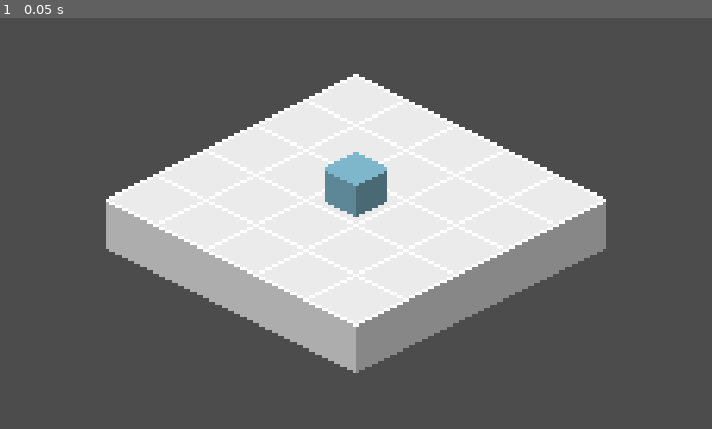
Above: before the commit, frame 1.
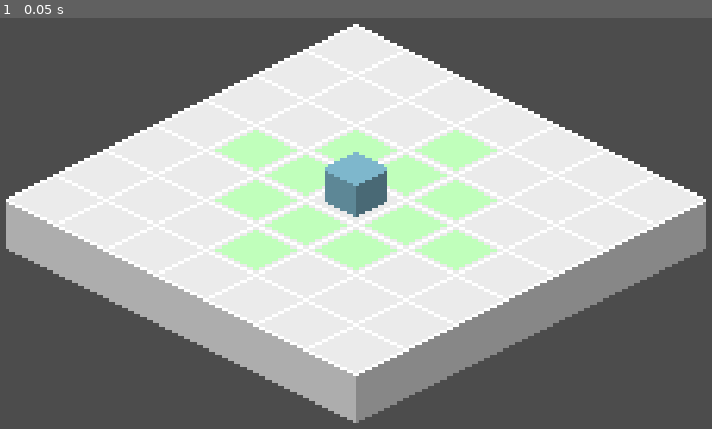
Above: after the commit, the same moment.

Repository: jaytav/godot-test-3
Game: Godot game, scene res://main.tscn
Same seed, same stepped clock (60 frames per second), same inputs: the game is played once before the commit and once after it.
Inputs:
- Up to frame 1 (0.05 s): no input

The runs differ from the first frame. In frame 1, 38% of the frame differs, in the area x 0-100%, y 1-99%.

Commit message:
add character stats, actions and action controller

Diff:
--- a/main.gd
+++ b/main.gd
@@ -15,4 +15,5 @@
     if not Engine.editor_hint:
         GroupController.add("Characters", get_node("World/Characters"))
         GroupController.add("TileMaps", get_node("World/TileMaps"))
+        ActionController.init()
         TurnController.init()
--- a/project.godot
+++ b/project.godot
@@ -9,10 +9,20 @@
 config_version=4
 
 _global_script_classes=[ {
+"base": "Node",
+"class": "Action",
+"language": "GDScript",
+"path": "res://src/entity/character/action/action.gd"
+}, {
 "base": "Node2D",
 "class": "Character",
 "language": "GDScript",
 "path": "res://src/entity/character/character.gd"
+}, {
+"base": "Node",
+"class": "Stat",
+"language": "GDScript",
+"path": "res://src/entity/character/stat/stat.gd"
 }, {
 "base": "Node",
 "class": "State",
@@ -25,7 +35,9 @@
 "path": "res://src/state_machine/state_machine.gd"
 } ]
 _global_script_class_icons={
+"Action": "",
 "Character": "",
+"Stat": "",
 "State": "",
 "StateMachine": ""
 }
@@ -39,6 +51,7 @@
 [autoload]
 
 GroupController="*res://src/autoload/group_controller.gd"
+ActionController="*res://src/autoload/action_controller.gd"
 TurnController="*res://src/autoload/turn_controller.gd"
 
 [display]
--- /dev/null
+++ b/src/autoload/action_controller.gd
@@ -0,0 +1,46 @@
+extends Node
+
+const NEGATIVE_VECTOR_POINT_INDEX_BUFFER = 999999
+
+var tile_map_action: TileMap
+var tile_map_floor: TileMap
+var astar_movement: AStar2D = AStar2D.new()
+
+
+func init() -> void:
+    tile_map_action = GroupController.get("TileMaps").get("Action")
+    tile_map_floor = GroupController.get("TileMaps").get("Floor")
+    refresh_astar_movement()
+
+
+func refresh_astar_movement() -> void:
+    astar_movement.clear()
+
+    for cell in tile_map_floor.get_used_cells():
+        astar_movement.add_point(get_vector_point_index(cell), cell)
+
+    for point in astar_movement.get_points():
+        var cell: Vector2 = astar_movement.get_point_position(point)
+
+#        do Vector2.RIGHT/DOWN HERE
+        var relative_cells: Array = [
+            Vector2(cell.x + 1, cell.y),
+            Vector2(cell.x, cell.y - 1),
+        ]
+
+        for relative_cell in relative_cells:
+            var relative_cell_point: int = get_vector_point_index(relative_cell)
+
+            if !astar_movement.has_point(relative_cell_point):
+                continue
+
+            astar_movement.connect_points(point, relative_cell_point)
+
+
+func get_vector_point_index(cell: Vector2) -> int:
+    var vector_point_index: int = int("%s%s" % [cell.y, cell.x])
+
+    if vector_point_index < 0:
+        vector_point_index += NEGATIVE_VECTOR_POINT_INDEX_BUFFER
+
+    return vector_point_index
--- /dev/null
+++ b/src/entity/character/action/action.gd
@@ -0,0 +1,13 @@
+class_name Action
+extends Node
+
+export var _tile_map_action_modulate: Color
+
+
+func draw_action() -> void:
+    ActionController.tile_map_action.clear()
+    ActionController.tile_map_action.modulate = _tile_map_action_modulate
+
+
+func do_action() -> void:
+    pass
--- /dev/null
+++ b/src/entity/character/action/move.gd
@@ -0,0 +1,25 @@
+extends Action
+
+
+func draw_action() -> void:
+    .draw_action()
+
+    var character_cell: Vector2 = ActionController.tile_map_action.world_to_map(owner.position)
+    var character_point: int = ActionController.get_vector_point_index(character_cell)
+    var character_action_points: Stat = owner.get_node("Stats/ActionPoints")
+
+    for point in ActionController.astar_movement.get_points():
+        var point_path_cells: Array = ActionController.astar_movement.get_point_path(character_point, point)
+
+        # remove character cell
+        point_path_cells.remove(0)
+
+        if len(point_path_cells) > character_action_points.value:
+            continue
+
+        for point_path_cell in point_path_cells:
+            ActionController.tile_map_action.set_cellv(point_path_cell, 0)
+
+
+func _on_Player_turn_started(character: Character) -> void:
+    draw_action()
--- a/src/entity/character/character.tscn
+++ b/src/entity/character/character.tscn
@@ -1,23 +1,36 @@
-[gd_scene load_steps=6 format=2]
+[gd_scene load_steps=8 format=2]
 
-[ext_resource path="res://src/entity/entity.tscn" type="PackedScene" id=1]
-[ext_resource path="res://assets/textures/character.png" type="Texture" id=2]
-[ext_resource path="res://src/state_machine/state_machine.gd" type="Script" id=3]
-[ext_resource path="res://src/state_machine/state.gd" type="Script" id=4]
-[ext_resource path="res://src/entity/character/character.gd" type="Script" id=5]
+[ext_resource path="res://src/entity/character/stat/bound_stat.gd" type="Script" id=1]
+[ext_resource path="res://src/entity/character/action/move.gd" type="Script" id=2]
+[ext_resource path="res://src/entity/character/character.gd" type="Script" id=3]
+[ext_resource path="res://src/state_machine/state_machine.gd" type="Script" id=4]
+[ext_resource path="res://src/state_machine/state.gd" type="Script" id=5]
+[ext_resource path="res://src/entity/entity.tscn" type="PackedScene" id=6]
+[ext_resource path="res://assets/textures/character.png" type="Texture" id=7]
 
-[node name="Character" instance=ExtResource( 1 )]
-script = ExtResource( 5 )
+[node name="Character" instance=ExtResource( 6 )]
+script = ExtResource( 3 )
 
 [node name="StateMachine" type="Node" parent="." index="0"]
-script = ExtResource( 3 )
+script = ExtResource( 4 )
 _initial_state = NodePath("Idle")
 
 [node name="Idle" type="Node" parent="StateMachine" index="0"]
-script = ExtResource( 4 )
+script = ExtResource( 5 )
 
 [node name="Active" type="Node" parent="StateMachine" index="1"]
-script = ExtResource( 4 )
+script = ExtResource( 5 )
 
-[node name="Sprite" parent="." index="1"]
-texture = ExtResource( 2 )
+[node name="Stats" type="Node" parent="." index="1"]
+
+[node name="ActionPoints" type="Node" parent="Stats" index="0"]
+script = ExtResource( 1 )
+
+[node name="Actions" type="Node" parent="." index="2"]
+
+[node name="Move" type="Node" parent="Actions" index="0"]
+script = ExtResource( 2 )
+_tile_map_action_modulate = Color( 0.756863, 1, 0.737255, 1 )
+
+[node name="Sprite" parent="." index="3"]
+texture = ExtResource( 7 )
--- a/src/entity/character/player/player.tscn
+++ b/src/entity/character/player/player.tscn
@@ -1,12 +1,17 @@
 [gd_scene load_steps=3 format=2]
 
-[ext_resource path="res://src/entity/character/character.tscn" type="PackedScene" id=1]
-[ext_resource path="res://src/entity/character/player/states/active.gd" type="Script" id=2]
+[ext_resource path="res://src/entity/character/player/states/active.gd" type="Script" id=1]
+[ext_resource path="res://src/entity/character/character.tscn" type="PackedScene" id=2]
 
-[node name="Player" groups=["PlayerControlled"] instance=ExtResource( 1 )]
+[node name="Player" groups=["PlayerControlled"] instance=ExtResource( 2 )]
 
 [node name="Active" parent="StateMachine" index="1"]
-script = ExtResource( 2 )
+script = ExtResource( 1 )
 
-[node name="Sprite" parent="." index="1"]
+[node name="ActionPoints" parent="Stats" index="0"]
+max_value = 2
+
+[node name="Sprite" parent="." index="3"]
 modulate = Color( 0.537255, 0.776471, 0.866667, 1 )
+
+[connection signal="turn_started" from="." to="Actions/Move" method="_on_Player_turn_started"]
--- /dev/null
+++ b/src/entity/character/stat/bound_stat.gd
@@ -0,0 +1,13 @@
+extends Stat
+
+export var min_value: int
+export var max_value: int
+
+
+func _ready() -> void:
+    if !initial_value:
+        value = max_value
+
+
+func _set_value(to_value: int) -> void:
+    ._set_value(int(clamp(to_value, min_value, max_value)))
--- /dev/null
+++ b/src/entity/character/stat/stat.gd
@@ -0,0 +1,19 @@
+class_name Stat
+extends Node
+
+signal updated(from_value, to_value)
+
+export var initial_value: int
+
+var value: int setget _set_value
+
+
+func _ready() -> void:
+    value = initial_value
+
+
+func _set_value(to_value: int) -> void:
+    var from_value: int = value
+    value = to_value
+
+    emit_signal("updated", from_value, value)
--- a/src/scenes/world.tscn
+++ b/src/scenes/world.tscn
@@ -1,11 +1,28 @@
-[gd_scene load_steps=4 format=2]
+[gd_scene load_steps=6 format=2]
 
 [ext_resource path="res://src/entity/character/player/player.tscn" type="PackedScene" id=1]
 [ext_resource path="res://assets/textures/floor.png" type="Texture" id=2]
+[ext_resource path="res://assets/textures/action.png" type="Texture" id=3]
 
 [sub_resource type="TileSet" id=1]
 0/name = "floor.png 0"
 0/texture = ExtResource( 2 )
+0/tex_offset = Vector2( 0, 0 )
+0/modulate = Color( 1, 1, 1, 1 )
+0/region = Rect2( 0, 0, 32, 32 )
+0/tile_mode = 0
+0/occluder_offset = Vector2( 0, 0 )
+0/navigation_offset = Vector2( 0, 0 )
+0/shape_offset = Vector2( 0, 0 )
+0/shape_transform = Transform2D( 1, 0, 0, 1, 0, 0 )
+0/shape_one_way = false
+0/shape_one_way_margin = 0.0
+0/shapes = [  ]
+0/z_index = 0
+
+[sub_resource type="TileSet" id=2]
+0/name = "action.png 0"
+0/texture = ExtResource( 3 )
 0/tex_offset = Vector2( 0, 0 )
 0/modulate = Color( 1, 1, 1, 1 )
 0/region = Rect2( 0, 0, 32, 32 )
@@ -33,7 +50,13 @@
 tile_set = SubResource( 1 )
 cell_size = Vector2( 32, 16 )
 format = 1
-tile_data = PoolIntArray( -131066, 0, 0, -131065, 0, 0, -131064, 0, 0, -131063, 0, 0, -131062, 0, 0, -65530, 0, 0, -65529, 0, 0, -65528, 0, 0, -65527, 0, 0, -65526, 0, 0, 6, 0, 0, 7, 0, 0, 8, 0, 0, 9, 0, 0, 10, 0, 0, 65542, 0, 0, 65543, 0, 0, 65544, 0, 0, 65545, 0, 0, 65546, 0, 0, 131078, 0, 0, 131079, 0, 0, 131080, 0, 0, 131081, 0, 0, 131082, 0, 0 )
+tile_data = PoolIntArray( -196603, 0, 0, -196602, 0, 0, -196601, 0, 0, -196600, 0, 0, -196599, 0, 0, -196598, 0, 0, -196597, 0, 0, -131067, 0, 0, -131066, 0, 0, -131065, 0, 0, -131064, 0, 0, -131063, 0, 0, -131062, 0, 0, -131061, 0, 0, -65531, 0, 0, -65530, 0, 0, -65529, 0, 0, -65528, 0, 0, -65527, 0, 0, -65526, 0, 0, -65525, 0, 0, 5, 0, 0, 6, 0, 0, 7, 0, 0, 8, 0, 0, 9, 0, 0, 10, 0, 0, 11, 0, 0, 65541, 0, 0, 65542, 0, 0, 65543, 0, 0, 65544, 0, 0, 65545, 0, 0, 65546, 0, 0, 65547, 0, 0, 131077, 0, 0, 131078, 0, 0, 131079, 0, 0, 131080, 0, 0, 131081, 0, 0, 131082, 0, 0, 131083, 0, 0, 196613, 0, 0, 196614, 0, 0, 196615, 0, 0, 196616, 0, 0, 196617, 0, 0, 196618, 0, 0, 196619, 0, 0 )
+
+[node name="Action" type="TileMap" parent="TileMaps"]
+mode = 1
+tile_set = SubResource( 2 )
+cell_size = Vector2( 32, 16 )
+format = 1
 
 [node name="Characters" type="YSort" parent="."]
 
Binary file added: assets/textures/action.png
Not shown, added: assets/textures/action.png.import
